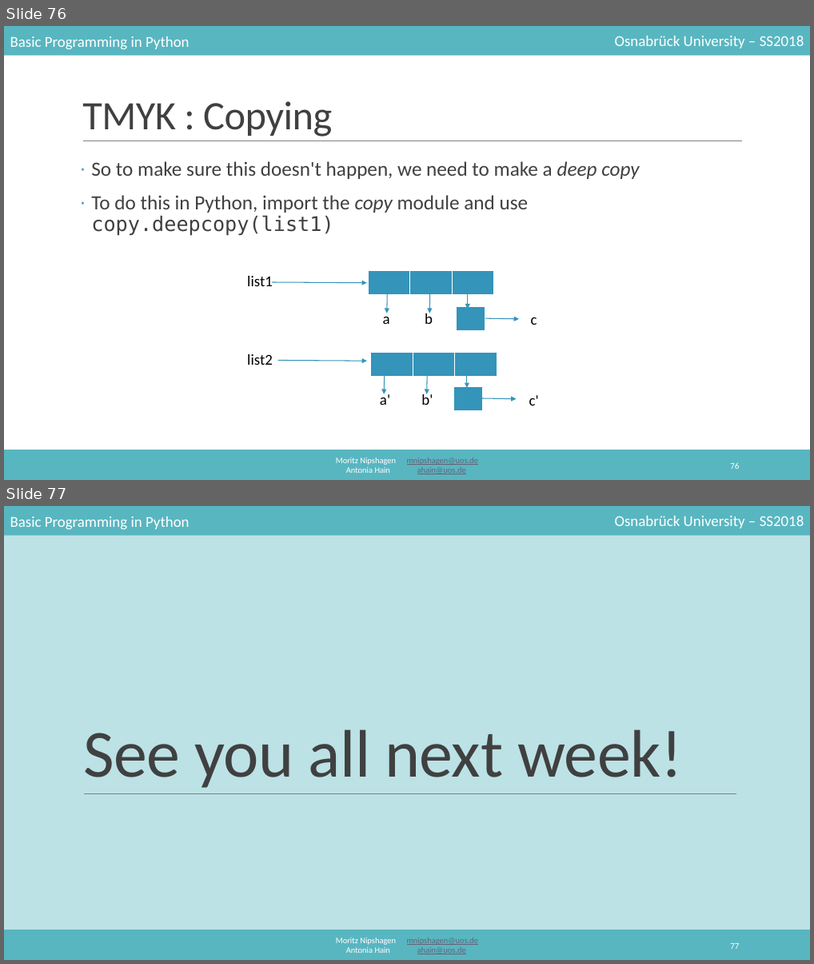
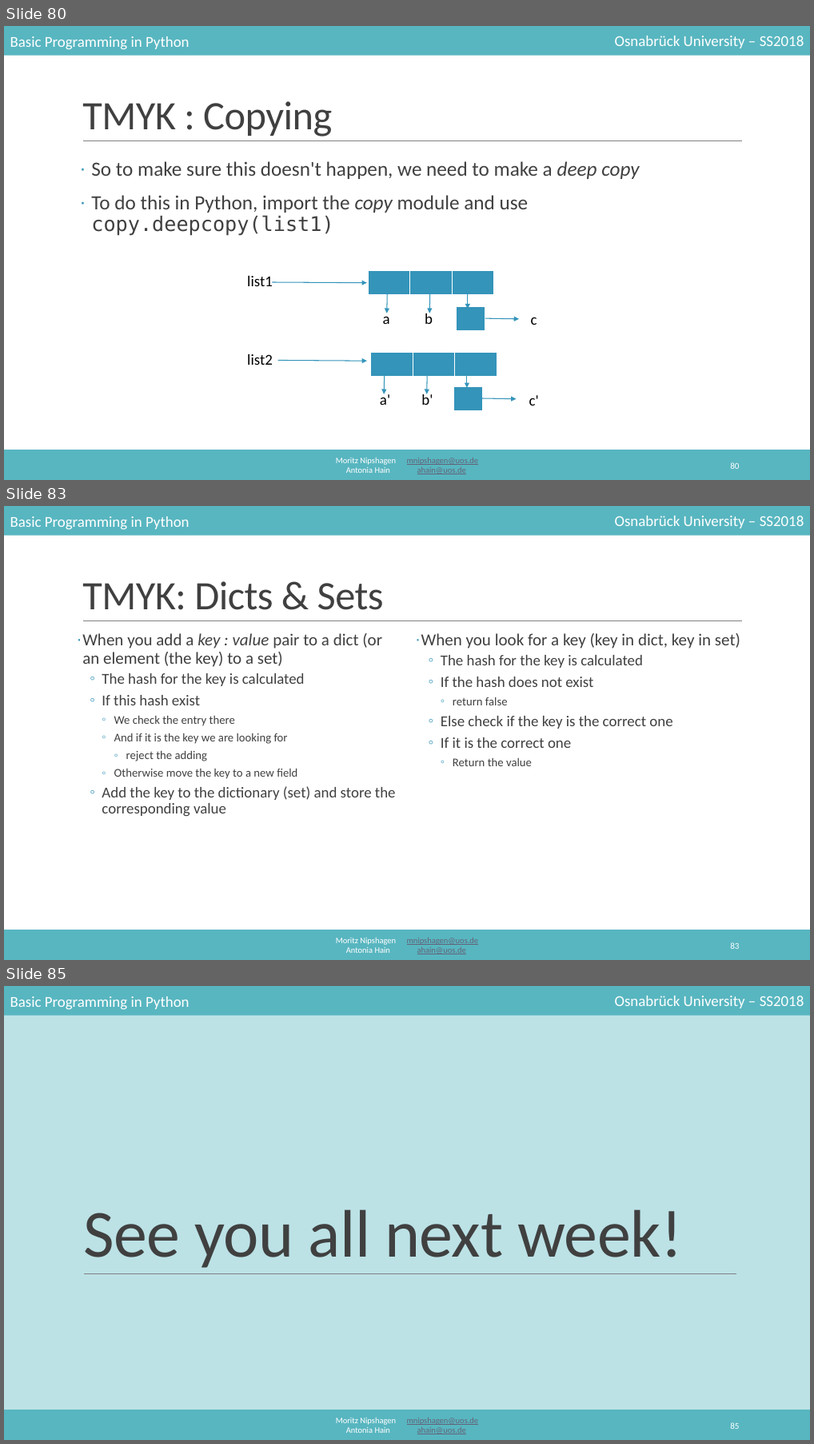
Before and after one commit to mnipshagen/monty, a slide deck: 2018/04/04_Lists_and_Collections.pptx. Shown one above the other, each under a label of ours: slides 76 and 77 before the commit, slides 80, 83 and 85 after it; the slides between them are not shown. The pictures are 814x964 and 814x1444 pixels, drawn with LibreOffice and Linux fonts; fonts in the diff are those of the drawing. Boxes give left, top, right and bottom in pixels: in the first picture for what was removed or moved away, otherwise in the second. Text is boxed around its words. In the diff, an @@ line names an element or a change of style, - is before the commit and + after.

```diff
--- a/2018/04/04_Lists_and_Collections.pptx
+++ b/2018/04/04_Lists_and_Collections.pptx
@@ slide 83 added at bbox=[4, 506, 810, 960], background #FFFFFF; not listed: 6 template elements that a slide beside it also shows @@
@@ title added at bbox=[82, 581, 384, 610], 48 pt, text #404040 @@
+TMYK: Dicts & Sets
@@ text added at bbox=[82, 633, 396, 816], 18 pt, text #404040 @@
+· When you add a key : value pair to a dict (or an element (the key) to a set)
+  ◦ The hash for the key is calculated
+  ◦ If this hash exist
+    ◦ We check the entry there
+    ◦ And if it is the key we are looking for
+      ◦ reject the adding
+    ◦ Otherwise move the key to a new field
+  ◦ Add the key to the dictionary (set) and store the corresponding value
@@ text added at bbox=[422, 633, 741, 766], 18 pt, text #404040 @@
+· When you look for a key (key in dict, key in set)
+  ◦ The hash for the key is calculated
+  ◦ If the hash does not exist
+    ◦ return false
+  ◦ Else check if the key is the correct one
+  ◦ If it is the correct one
+    ◦ Return the value
@@ page number added at bbox=[730, 942, 739, 948], 10.5 pt, text #FFFFFF @@
+83
@@ what was slide 76 is now slide 80 @@
@@ page number at bbox=[730, 462, 739, 468]: text changed @@
-76
+80
@@ what was slide 77 is now slide 85 @@
@@ page number at bbox=[730, 1422, 739, 1428]: text changed @@
-77
+85
```
Also in this commit, not shown: 9 slides changed, 7 other slides added.
